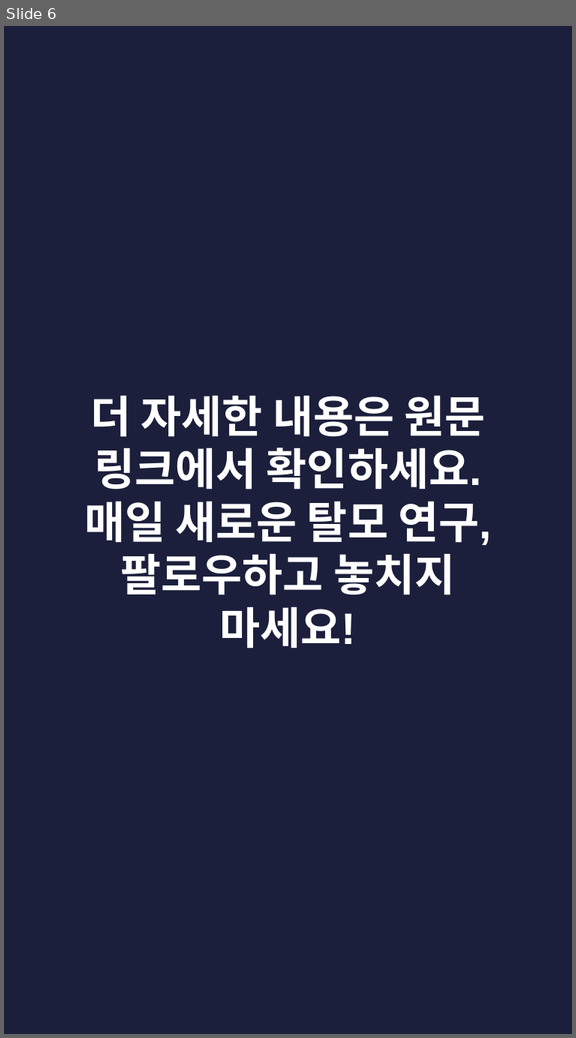
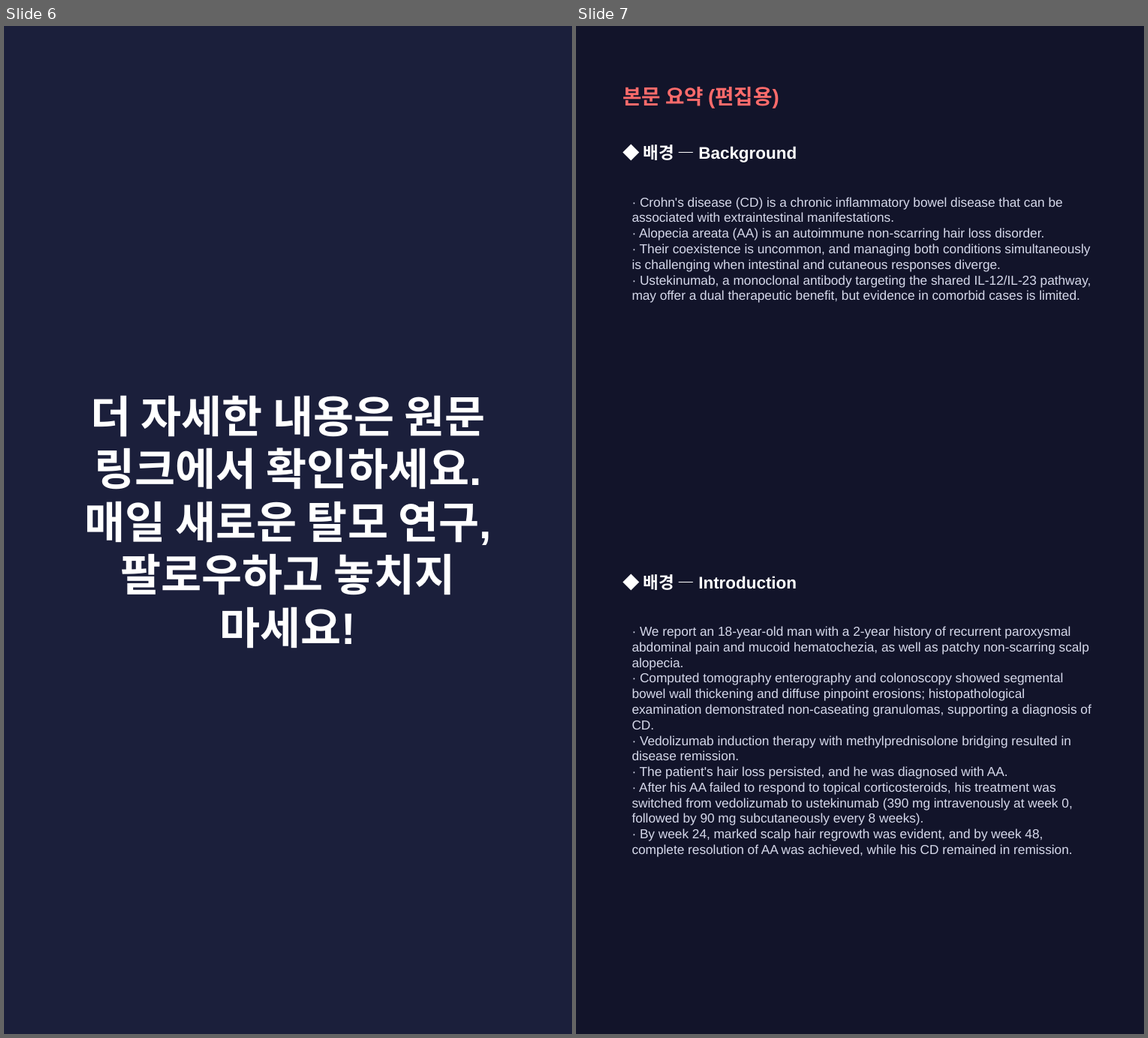
Before and after one commit to hyokang2010-BJ-ANTH/product-builder-test, a slide deck: pwa/data/latest/slides.pptx. Shown side by side, each under a label of ours: slide 6 before the commit, slides 6 and 7 after it. The pictures are 576x1038 and 1148x1038 pixels, drawn with LibreOffice and Linux fonts; fonts in the diff are those of the drawing. Boxes give left, top, right and bottom in pixels: in the first picture for what was removed or moved away, otherwise in the second. Text is boxed around its words. In the diff, an @@ line names an element or a change of style, - is before the commit and + after.

```diff
--- a/pwa/data/latest/slides.pptx
+++ b/pwa/data/latest/slides.pptx
@@ slide 7 added at (576,26,1144,1034), background #12142A @@
@@ text added at (622,87,779,108), 16 pt, text #FF6B6B, bold @@
+본문 요약 (편집용)
@@ text added at (644,144,796,162), 13 pt, text #FFFFFF, bold @@
+◆ 배경 — Background
@@ text added at (632,197,1091,303), 10 pt, text #D5D8EA @@
+· Crohn's disease (CD) is a chronic inflammatory bowel disease that can be associated with extraintestinal manifestations.
+· Alopecia areata (AA) is an autoimmune non-scarring hair loss disorder.
+· Their coexistence is uncommon, and managing both conditions simultaneously is challenging when intestinal and cutaneous responses diverge.
+· Ustekinumab, a monoclonal antibody targeting the shared IL-12/IL-23 pathway, may offer a dual therapeutic benefit, but evidence in comorbid cases is limited.
@@ text added at (644,574,796,590), 13 pt, text #FFFFFF, bold @@
+◆ 배경 — Introduction
@@ text added at (632,626,1090,857), 10 pt, text #D5D8EA @@
+· We report an 18-year-old man with a 2-year history of recurrent paroxysmal abdominal pain and mucoid hematochezia, as well as patchy non-scarring scalp alopecia.
+· Computed tomography enterography and colonoscopy showed segmental bowel wall thickening and diffuse pinpoint erosions; histopathological examination demonstrated non-caseating granulomas, supporting a diagnosis of CD.
+· Vedolizumab induction therapy with methylprednisolone bridging resulted in disease remission.
+· The patient's hair loss persisted, and he was diagnosed with AA.
+· After his AA failed to respond to topical corticosteroids, his treatment was switched from vedolizumab to ustekinumab (390 mg intravenously at week 0, followed by 90 mg subcutaneously every 8 weeks).
+· By week 24, marked scalp hair regrowth was evident, and by week 48, complete resolution of AA was achieved, while his CD remained in remission.
```
Also in this commit, not shown: 2 slides changed, 4 other slides added, 6 slides removed, 26 other files.
